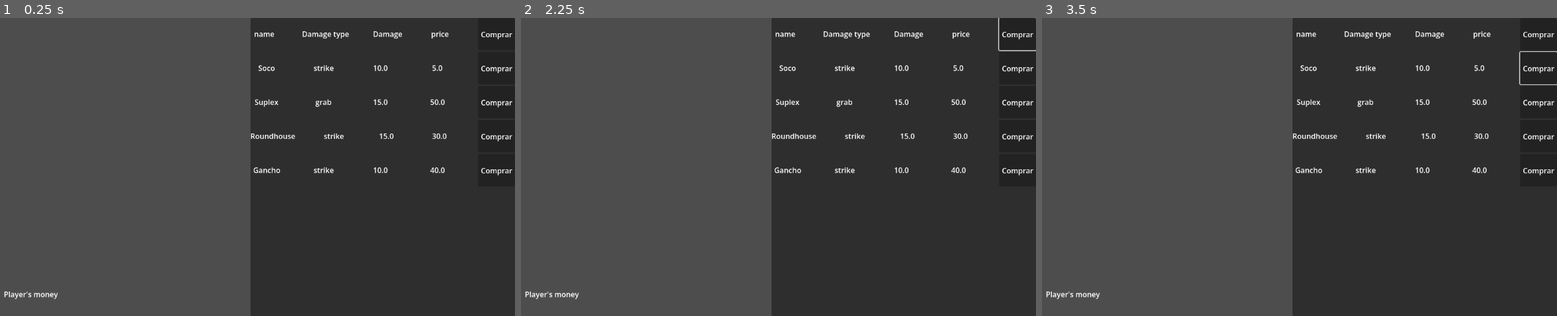
Above: before the commit, frames 1-3 (left to right).
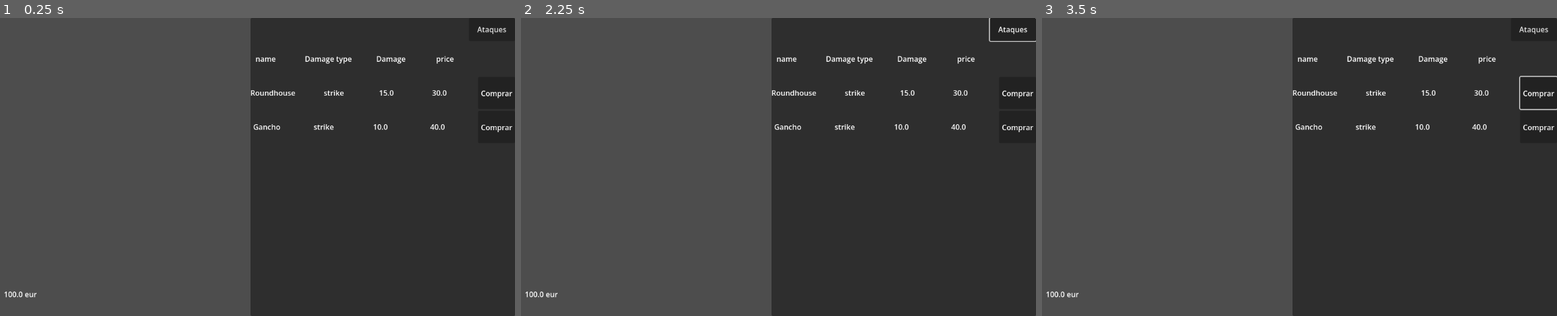
Above: after the commit, the same moments.

Repository: Dragvid/Derbi
Game: Godot game, scene res://GamePlayModules/shop/test_shop/Test_shop.tscn
Same seed, same stepped clock (60 frames per second), same inputs: the game is played once before the commit and once after it. This scene is started directly instead of the project's main scene.
Inputs (mouse positions are in pixels of both pictures, inside the frame that each line leads up to):
- Up to frame 1 (0.25 s): no input
- Up to frame 2 (2.25 s): click "Comprar" at 0.5 s; click (1015, 29) at 1.25 s, where only the run after the commit has a clickable "Ataques"; tap Enter at 2 s; move the mouse to (886, 152) at 2.02 s; hold Right (right) from 2.03 s (still down)
- Up to frame 3 (3.5 s): tap Space at 2.75 s; move the mouse to (1186, 181) at 2.77 s; release Right (right) at 2.78 s; hold Down (down) from 2.78 s (still down)

The runs differ from the first frame. In frame 1, 2.1% of the frame differs, in the area x 0-100%, y 2-95%; in frame 2, 2.2%; in frame 3, 2.3%.

Commit message:
Shop implementation progress

Diff:
--- a/GamePlayModules/shop/prefabs/atk_option_to_buy.gd
+++ b/GamePlayModules/shop/prefabs/atk_option_to_buy.gd
@@ -3,8 +3,9 @@
 @onready var damage_type_label: Label = $damage_type_label
 @onready var damage_label: Label = $damage_label
 @onready var price_label: Label = $price_label
+@onready var buy_button: Button = $Button
 
-func Set_up_option(new_attack):
+func Set_up_option(new_attack,owned = false):
 	atk_name_label.text = new_attack["name"]
 	damage_type_label.text = new_attack["type"]
 	var new_dmg_value = new_attack["damage"]
@@ -12,3 +13,5 @@
 		new_dmg_value = -1 * new_dmg_value
 	damage_label.text = str(new_dmg_value)
 	price_label.text = str(new_attack["price"])
+	if owned:
+		buy_button.visible = false
--- a/GamePlayModules/shop/scripts/ShopManager.gd
+++ b/GamePlayModules/shop/scripts/ShopManager.gd
@@ -1,21 +1,20 @@
 extends Control
 
-@onready var shop_stock_container: VBoxContainer = $HBoxContainer/shopOptions/shopStock/shopStockContainer
+@onready var shop_stock_container: VBoxContainer = $HBoxContainer/shopOptions/VBoxContainer/shopAtkStock/shopStockContainer
+@onready var players_money: Label = $players_money
 
 @export var shop_name:String
 @export var attack_line: PackedScene
 
 func _ready() -> void:
+	update_player_currency_label()
 	Load_shop()
 
 func Load_shop():
 	Load_attack_shop()
 
-#func Load_attack_shop():
-	#for attack in AppInfo.attack_info_json.values():
-		#if shop_name in attack["shop"]:
-			#var instance = GeneralToolsStatic.instantiate_scene(attack_line.resource_path, shop_stock_container)
-			#instance.call_deferred("Set_up_option",attack)
+func update_player_currency_label():
+	players_money.text = str(AppInfo.save_file_json["currency"]," eur")
 
 func Load_attack_shop():
 	for attack in AppInfo.attack_info_json.values():
--- a/GamePlayModules/shop/test_shop/Test_shop.tscn
+++ b/GamePlayModules/shop/test_shop/Test_shop.tscn
@@ -40,7 +40,7 @@
 grow_vertical = 2
 size_flags_horizontal = 3
 
-[node name="shopStock" type="ScrollContainer" parent="HBoxContainer/shopOptions" unique_id=856453716]
+[node name="VBoxContainer" type="VBoxContainer" parent="HBoxContainer/shopOptions" unique_id=52517545]
 layout_mode = 1
 anchors_preset = 15
 anchor_right = 1.0
@@ -48,12 +48,61 @@
 grow_horizontal = 2
 grow_vertical = 2
 
-[node name="shopStockContainer" type="VBoxContainer" parent="HBoxContainer/shopOptions/shopStock" unique_id=1714872854]
+[node name="tabs" type="HBoxContainer" parent="HBoxContainer/shopOptions/VBoxContainer" unique_id=1648999342]
+custom_minimum_size = Vector2(0, 50)
+layout_mode = 2
+alignment = 2
+
+[node name="option" type="Button" parent="HBoxContainer/shopOptions/VBoxContainer/tabs" unique_id=528605121]
+custom_minimum_size = Vector2(100, 0)
+layout_mode = 2
+text = "Ataques"
+
+[node name="shopAtkStock" type="ScrollContainer" parent="HBoxContainer/shopOptions/VBoxContainer" unique_id=856453716]
+layout_mode = 2
+size_flags_vertical = 3
+
+[node name="shopStockContainer" type="VBoxContainer" parent="HBoxContainer/shopOptions/VBoxContainer/shopAtkStock" unique_id=1714872854]
 layout_mode = 2
 size_flags_horizontal = 3
 size_flags_vertical = 3
 
-[node name="atk_option" parent="HBoxContainer/shopOptions/shopStock/shopStockContainer" unique_id=1612413493 instance=ExtResource("2_m8rus")]
+[node name="row_id" type="HBoxContainer" parent="HBoxContainer/shopOptions/VBoxContainer/shopAtkStock/shopStockContainer" unique_id=1612413493]
+custom_minimum_size = Vector2(0, 70)
+layout_mode = 2
+theme_override_constants/separation = 52
+alignment = 1
+
+[node name="atk_name_label" type="Label" parent="HBoxContainer/shopOptions/VBoxContainer/shopAtkStock/shopStockContainer/row_id" unique_id=226907540]
+layout_mode = 2
+size_flags_horizontal = 3
+text = "name"
+horizontal_alignment = 1
+
+[node name="damage_type_label" type="Label" parent="HBoxContainer/shopOptions/VBoxContainer/shopAtkStock/shopStockContainer/row_id" unique_id=926329129]
+layout_mode = 2
+size_flags_horizontal = 3
+text = "Damage type"
+horizontal_alignment = 1
+
+[node name="damage_label" type="Label" parent="HBoxContainer/shopOptions/VBoxContainer/shopAtkStock/shopStockContainer/row_id" unique_id=1100681415]
+layout_mode = 2
+size_flags_horizontal = 3
+text = "Damage"
+horizontal_alignment = 1
+
+[node name="price_label" type="Label" parent="HBoxContainer/shopOptions/VBoxContainer/shopAtkStock/shopStockContainer/row_id" unique_id=2032388274]
+layout_mode = 2
+size_flags_horizontal = 3
+text = "price"
+horizontal_alignment = 1
+
+[node name="Control" type="Control" parent="HBoxContainer/shopOptions/VBoxContainer/shopAtkStock/shopStockContainer/row_id" unique_id=128618499]
+layout_mode = 2
+size_flags_horizontal = 3
+
+[node name="atk_option2" parent="HBoxContainer/shopOptions/VBoxContainer/shopAtkStock/shopStockContainer" unique_id=49055903 instance=ExtResource("2_m8rus")]
+visible = false
 layout_mode = 2
 
 [node name="players_money" type="Label" parent="." unique_id=981670926]
--- a/resources/Player_Save.json
+++ b/resources/Player_Save.json
@@ -1,4 +1,4 @@
 {
 	"currency":100,
-	"unlocked_moves":["soco","suplex","Pontapé","Massagem"]
+	"unlocked_moves":["Soco","Suplex","Pontapé","Massagem"]
 }
--- a/utilities/AppInfo.gd
+++ b/utilities/AppInfo.gd
@@ -56,3 +56,6 @@
 		return atk_info
 	else:
 		print("atk named ",atk_name," was not found in the list")
+
+static func update_player_currency(new_value):
+	save_file_json["currency"] = save_file_json["currency"] + new_value
